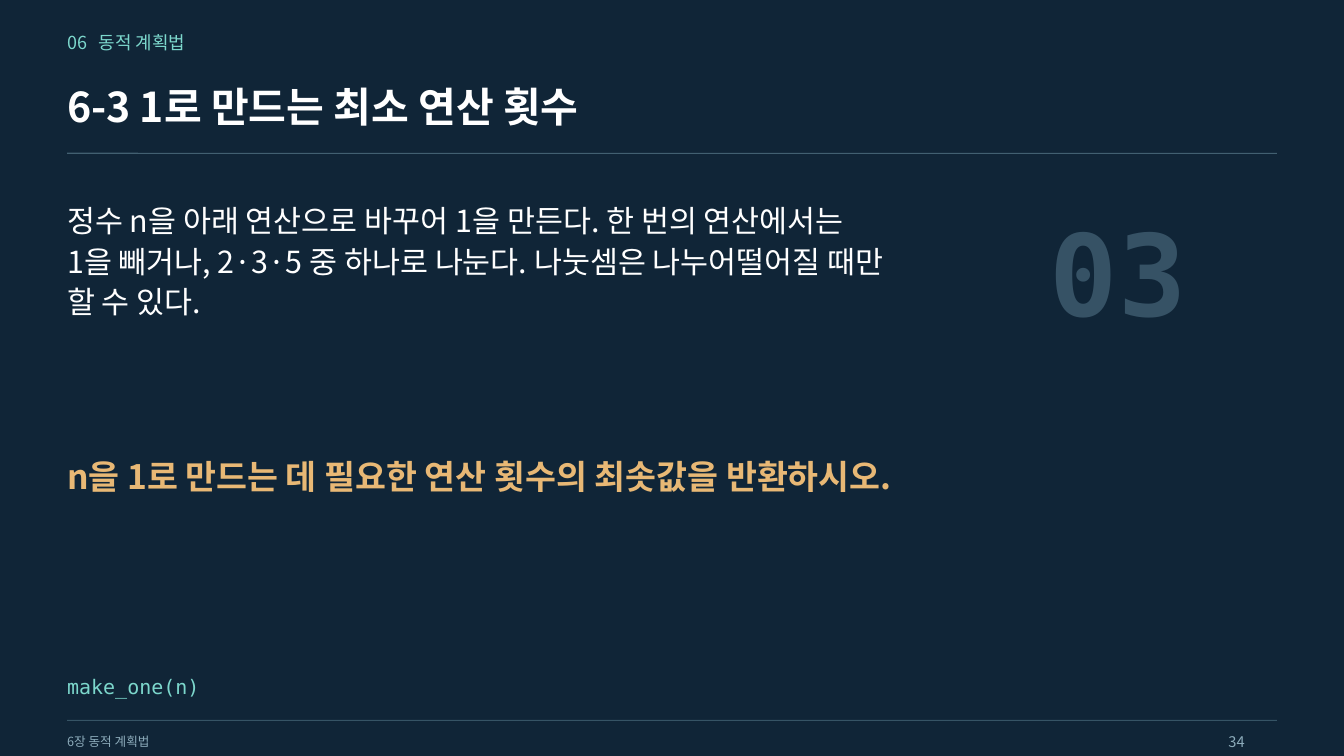
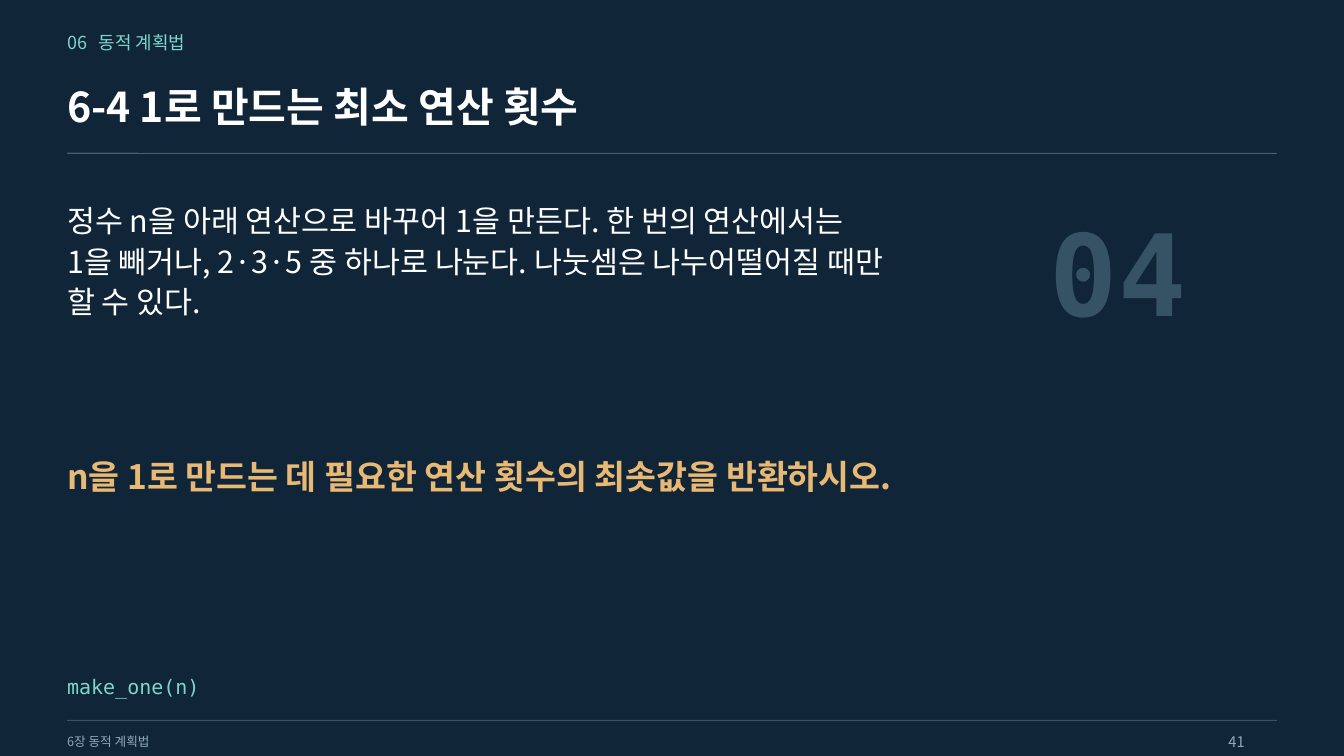
Before and after one commit to Sangdon-Park/Sangdon-Park.github.io, a slide deck: slide 41 of data/알고리즘/6장_동적_계획법.pptx (slide 34 before the commit). Drawn at 1344x756 pixels with LibreOffice and Linux fonts; fonts in the diff are those of the drawing. Boxes give left, top, right and bottom in pixels: in the first picture for what was removed or moved away, otherwise in the second. Text is boxed around its words. In the diff, an @@ line names an element or a change of style, - is before the commit and + after.

```diff
--- a/data/알고리즘/6장_동적_계획법.pptx
+++ b/data/알고리즘/6장_동적_계획법.pptx
@@ text at [67, 87, 578, 126]: text changed @@
-6-3 1로 만드는 최소 연산 횟수
+6-4 1로 만드는 최소 연산 횟수
@@ text at [1050, 232, 1187, 317]: text changed @@
-03
+04
@@ text at [1228, 736, 1244, 747]: text changed @@
-34
+41
```
Also in this commit, not shown: 49 other slides changed, 1 slide added, 7 slides removed, 22 other files.
